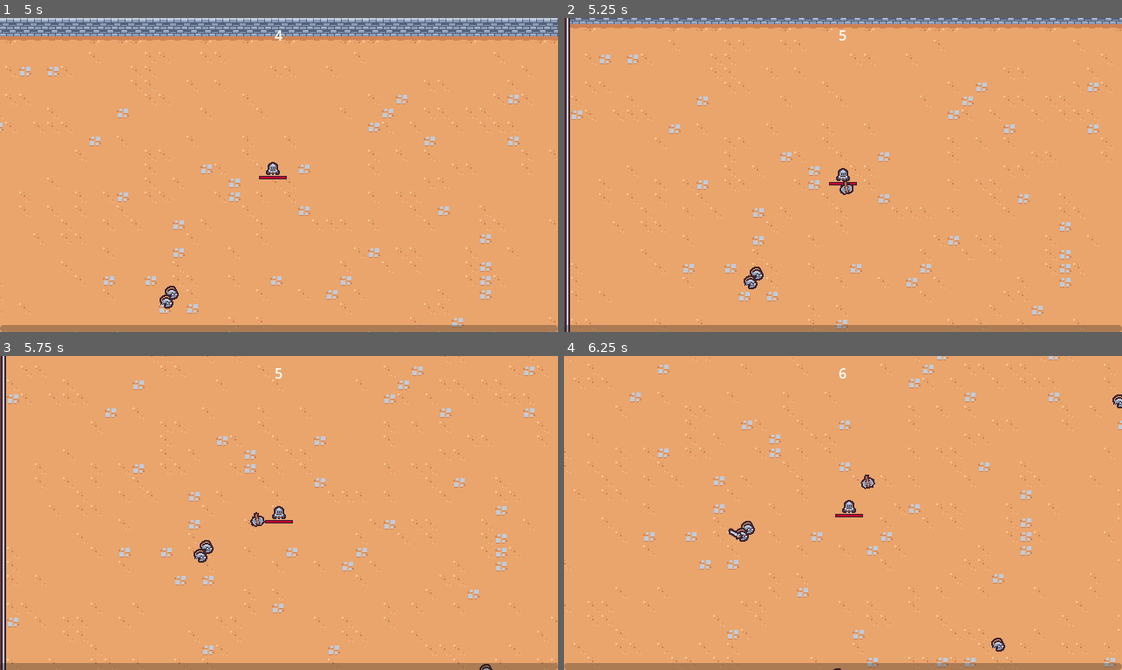
Above: before the commit, frames 1-4 (two rows, left to right).
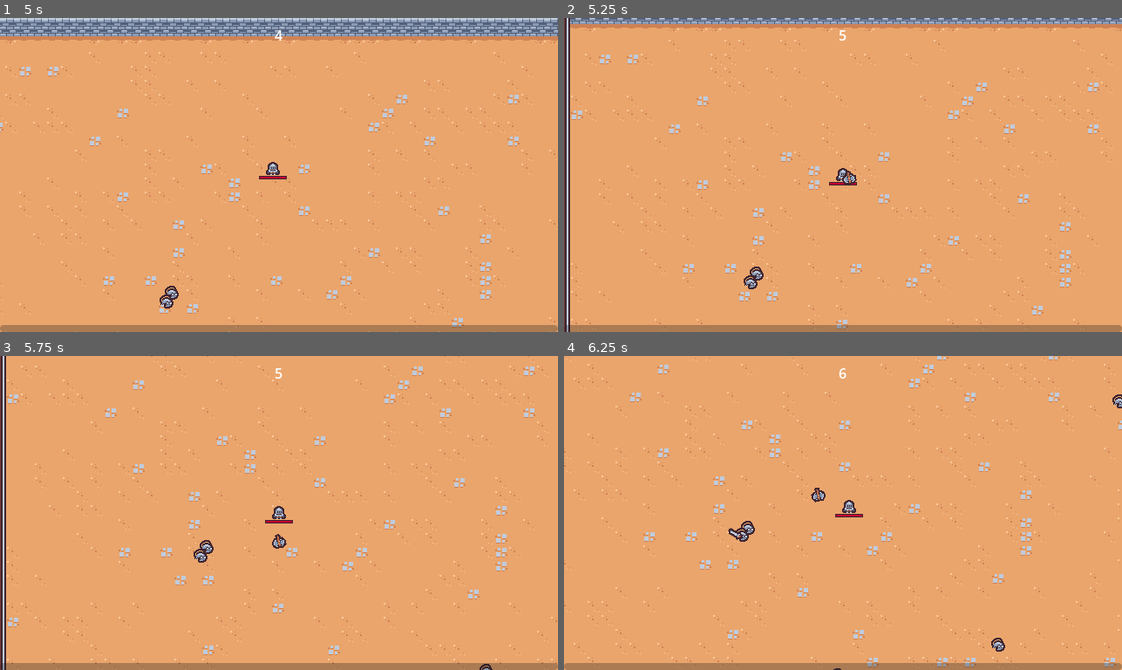
Above: after the commit, the same moments.

Repository: SugarF0x/2D-survivor-course
Game: Godot game, scene res://scenes/main/main.tscn
Same seed, same stepped clock (60 frames per second), same inputs: the game is played once before the commit and once after it.
Inputs (mouse positions are in pixels of both pictures, inside the frame that each line leads up to):
- Up to frame 1 (5 s): move the mouse to (401, 159) at 0.52 s; press the mouse at (401, 159) at 0.53 s; hold D (move_right) 0.53-1.28 s; move the mouse to (167, 190) at 1.27 s; release the mouse at (167, 190) at 1.28 s; hold S (move_down) 1.28-2.03 s; click (167, 190) at 1.35 s; move the mouse to (334, 105) at 2.02 s; press the mouse at (334, 105) at 2.03 s; hold D (move_right) 2.03-2.78 s; move the mouse to (251, 237) at 2.77 s; release the mouse at (251, 237) at 2.78 s; hold W (move_up) 2.78-3.53 s; click (251, 237) at 2.85 s; move the mouse to (446, 222) at 3.52 s; press the mouse at (446, 222) at 3.53 s; hold A (move_left) from 3.53 s (still down); move the mouse to (111, 127) at 4.27 s; release the mouse at (111, 127) at 4.28 s; click (111, 127) at 4.35 s
- Up to frame 2 (5.25 s): move the mouse to (870, 175) at 5.02 s; release A (move_left) at 5.03 s; press the mouse at (870, 175) at 5.03 s; hold S (move_down) from 5.03 s (still down)
- Up to frame 3 (5.75 s): keep holding S (move_down)
- Up to frame 4 (6.25 s): move the mouse to (759, 434) at 5.77 s; release S (move_down) at 5.78 s; release the mouse at (759, 434) at 5.78 s; hold D (move_right) from 5.78 s (still down); click (759, 434) at 5.85 s

Frame 1 is identical in both runs. In frame 2, 0.1% of the frame differs, in the area x 49-53%, y 48-57%; in frame 3, 0.2%, in the area x 44-52%, y 49-62%; in frame 4, 0.2%.

Commit message:
randomize axe rotation base

Diff:
--- a/scenes/ability/axe_ability/axe_ability.gd
+++ b/scenes/ability/axe_ability/axe_ability.gd
@@ -4,8 +4,12 @@
 
 @onready var hitbox_component = $HitboxComponent as HitboxComponent
 
+var base_rotation = Vector2.RIGHT
+
 
 func _ready():
+	base_rotation = base_rotation.rotated(deg_to_rad(randf_range(0, 360)))
+
 	var tween = create_tween()
 	tween.tween_method(tween_method, 0.0, 2.0, 3)
 	tween.tween_callback(queue_free)
@@ -13,7 +17,7 @@
 
 func tween_method(rotations: float):
 	var current_radius = (rotations / 2) * MAX_RADIUS
-	var current_direction = Vector2.RIGHT.rotated(rotations * TAU)
+	var current_direction = base_rotation.rotated(rotations * TAU)
 
 	var player = get_tree().get_first_node_in_group('player') as Node2D
 	if player == null: return
